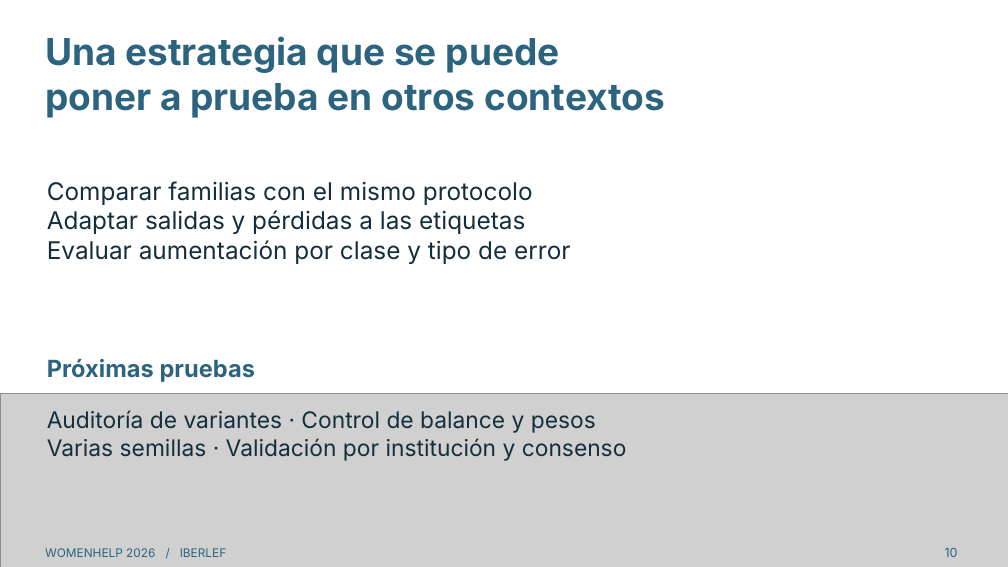
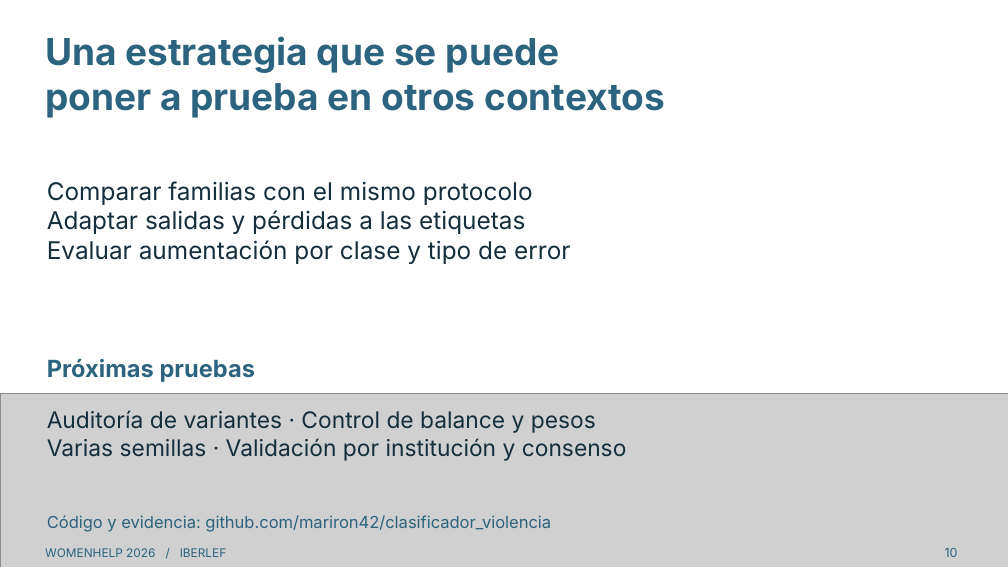
Before and after one commit to mariron42/clasificador_violencia, a slide deck: slide 10 of presentation/WomenHelp_charla_es.pptx. Drawn at 1008x567 pixels with LibreOffice and Linux fonts; fonts in the diff are those of the drawing; grey boxes stand for pictures. Boxes give left, top, right and bottom in pixels: in the first picture for what was removed or moved away, otherwise in the second. Text is boxed around its words. In the diff, an @@ line names an element or a change of style, - is before the commit and + after.

```diff
--- a/presentation/WomenHelp_charla_es.pptx
+++ b/presentation/WomenHelp_charla_es.pptx
@@ text added at (47, 515, 551, 532), 15.8 pt, text #2C637F @@
+Código y evidencia: github.com/mariron42/clasificador_violencia
```
Also in this commit, not shown: 7 other files.
